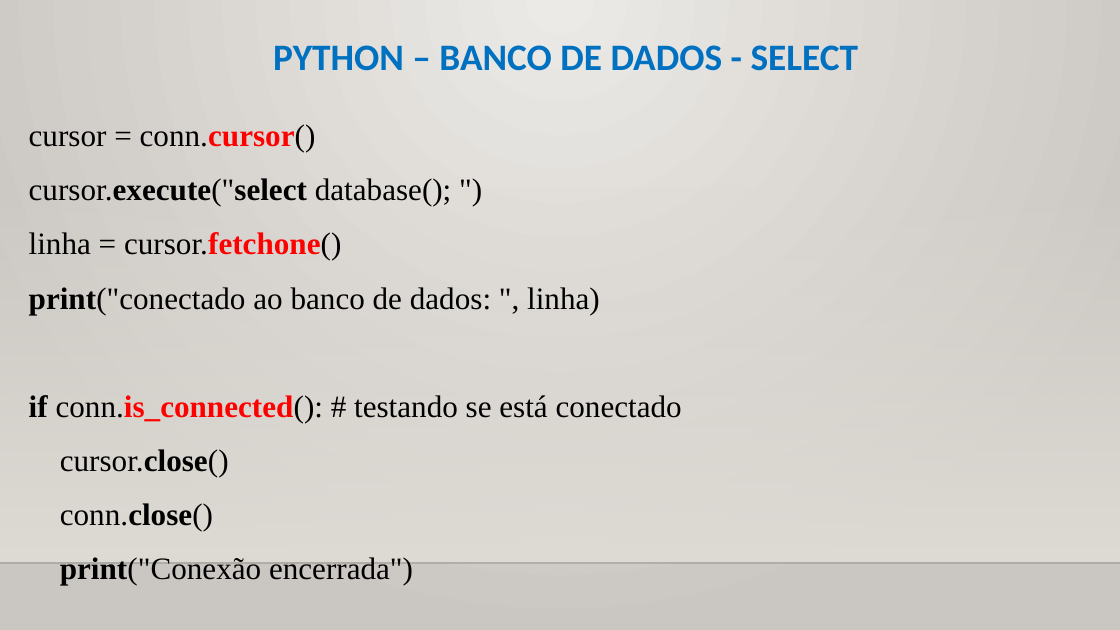
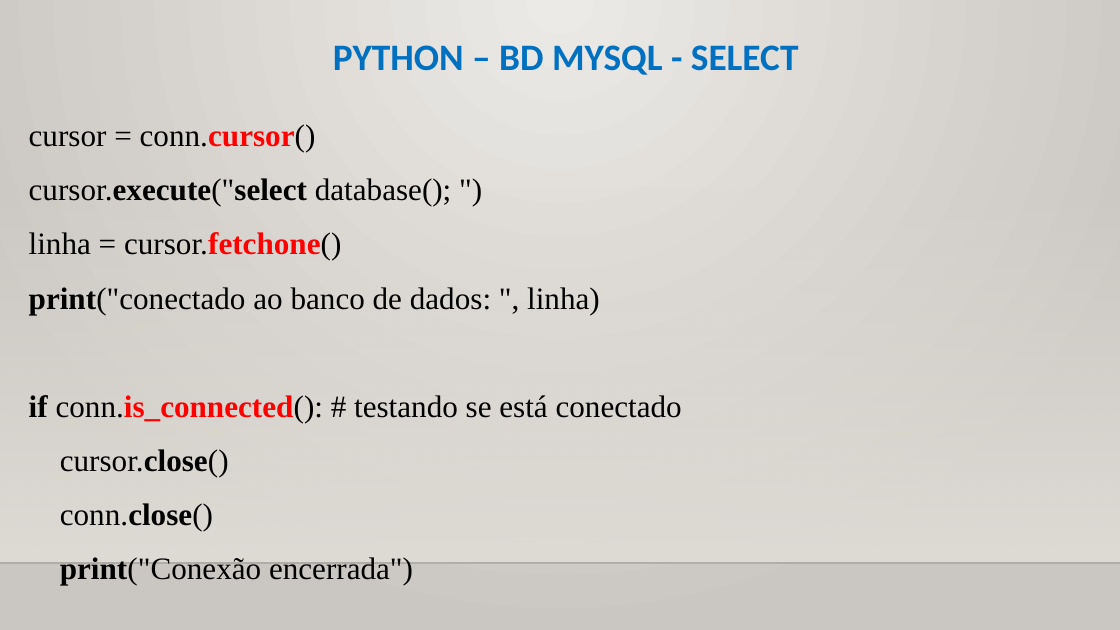
Before and after one commit to CloudEducationBrazil/WydenUniRuyPythonRAD, a slide deck: slide 7 of 01 Classes/Aula 12, 13 RAD Python - Banco de Dados.pptx. Drawn at 1120x630 pixels with LibreOffice and Linux fonts; fonts in the diff are those of the drawing; background and template pictures are left out. Boxes give left, top, right and bottom in pixels: in the first picture for what was removed or moved away, otherwise in the second. Text is boxed around its words. In the diff, an @@ line names an element or a change of style, - is before the commit and + after.

```diff
--- a/01 Classes/Aula 12, 13 RAD Python - Banco de Dados.pptx
+++ b/01 Classes/Aula 12, 13 RAD Python - Banco de Dados.pptx
@@ title at bbox=[333, 45, 799, 75]: text changed @@
-PYTHON – BANCO DE DADOS - SELECT
+PYTHON – BD MYSQL - SELECT
```
Also in this commit, not shown: 4 other slides changed, 6 slides added.
